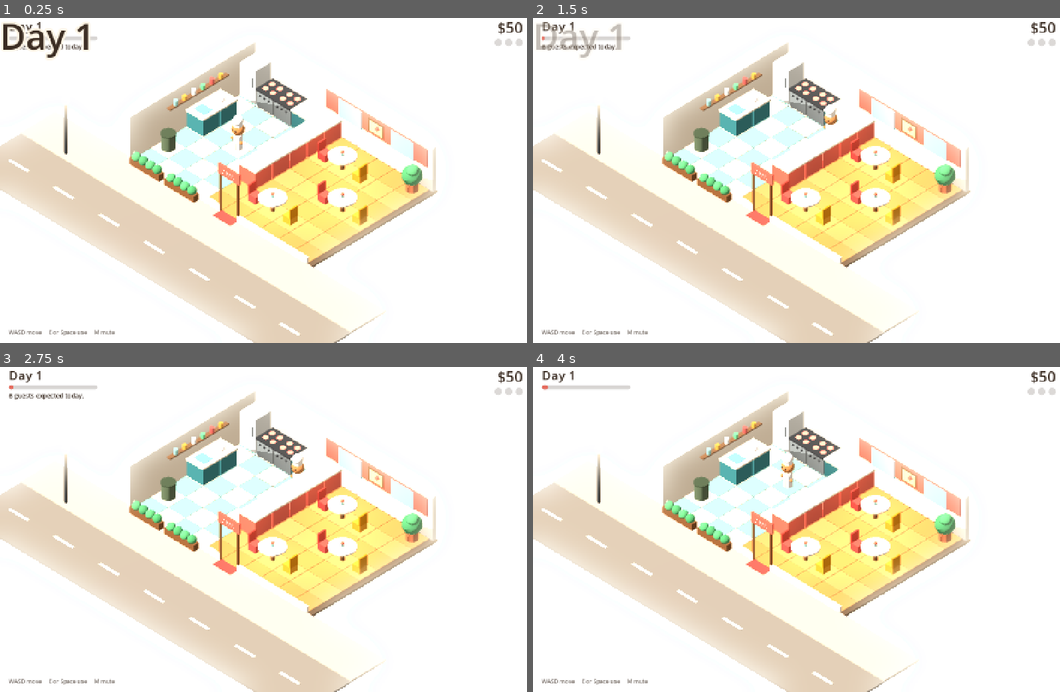
Above: before the commit, frames 1-4 (two rows, left to right).
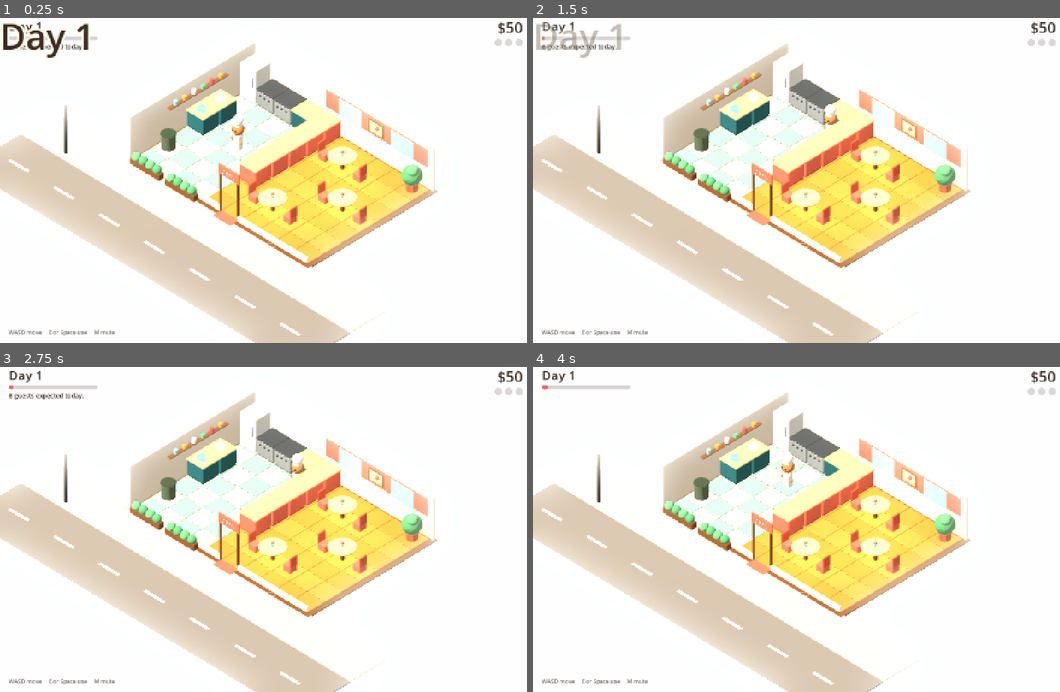
Above: after the commit, the same moments.

Repository: Ghigog/Regulars
Game: Godot game, scene res://game/main.tscn
Two runs of this game, one before a commit and one after it. Both use one fixed random seed, a clock stepped at 60 frames per second and the inputs below.
Inputs (mouse positions are in pixels of both pictures, inside the frame that each line leads up to):
- Up to frame 1 (0.25 s): no input
- Up to frame 2 (1.5 s): tap Enter at 0.5 s; move the mouse to (917, 161) at 0.52 s; hold D 0.53-1.25 s; hold Shift 0.53-1.25 s; click (917, 161) at 0.67 s; tap Space at 0.77 s; drag from (691, 193) to (770, 242) at 1.27 s
- Up to frame 3 (2.75 s): tap Space at 2 s; move the mouse to (321, 454) at 2.02 s; hold D from 2.03 s (still down); tap Ctrl at 2.1 s
- Up to frame 4 (4 s): release D at 2.75 s; tap Enter at 2.75 s; drag from (770, 591) to (638, 477) at 2.77 s; tap Space at 3.5, 3.77 s; move the mouse to (959, 575) at 3.52 s; hold A from 3.53 s (still down); tap Keypad Enter at 3.6 s

The runs differ from the first frame. In frame 1, 12% of the frame differs, in the area x 0-83%, y 10-100%; in frame 2, 11%; in frame 3, 11%; in frame 4, 12%.

Commit message:
Art step 1: palette roles, 3 cm bevels, warm soft shadows
Co-Authored-By: Claude Fable 5.2 <noreply@anthropic.com>

Diff:
--- a/game/build.gd
+++ b/game/build.gd
@@ -5,16 +5,51 @@
 const SKIN: Array[String] = ["#f2c9a1", "#c68958", "#8a5a3c", "#f7dcc0"]
 const FACE := {"joy": "#5fd38d", "meh": "#ffd34e", "mad": "#ff6b5e"}
 
+## Palette roles (style guide, sheet 7). Brief values, nudged toward the sampled ones.
+const BACKDROP := "#f0dfc4"
+const WALL := "#f6eee0"
+const WALL_LOW := "#e3d8c6"     # the 15 cm darker band at the foot of walls
+const TILE_TEAL := "#99c3b5"
+const TILE_CREAM := "#f2ead4"
+const FLOOR_WOOD := "#dc9d4e"
+const FLOOR_WOOD_2 := "#d39346"
+const CORAL := "#ee7560"
+const CORAL_DARK := "#d9604d"
+const CABINET := "#30676c"
+const CABINET_LOW := "#2a5a5f"
+const WORKTOP := "#e6c391"
+const WOOD := "#a8703f"
+const WOOD_DARK := "#7a5235"
+const STEEL := "#a3abad"
+const STEEL_DARK := "#4a4f52"
+const GOOD := "#6fcf97"
+const WARN := "#ffd452"
+const DANGER := "#e83d36"
+const TRIM := "#3a2c22"
+const CHEF_WHITE := "#fefefe"
+const PAPER := "#fff6e6"
+const LEAF := "#5fa873"
+const LEAF_2 := "#74bb86"
+const PAVING := "#cfc6ba"
+const ROAD := "#8f8a84"
+
+const BEVEL := 0.03
+const R_MATTE := 0.9   # walls, fabric, skin, plastic
+const R_WOOD := 0.6    # wood and metal
+const R_GLOSS := 0.4   # tile and food
+
 static var _mats := {}
-
-
-static func mat(col: Color, emit := 0.0) -> StandardMaterial3D:
-	var key := "%s|%s" % [col.to_html(), emit]
+static var _meshes := {}
+
+
+static func mat(col: Color, emit := 0.0, rough := R_MATTE) -> StandardMaterial3D:
+	var key := "%s|%s|%s" % [col.to_html(), emit, rough]
 	if _mats.has(key):
 		return _mats[key]
 	var m := StandardMaterial3D.new()
 	m.albedo_color = col
-	m.roughness = 0.9
+	m.roughness = rough
+	m.metallic_specular = 0.35
 	if col.a < 1.0:
 		m.transparency = BaseMaterial3D.TRANSPARENCY_ALPHA
 	if emit > 0.0:
@@ -25,38 +60,133 @@
 	return m
 
 
-static func _add(parent: Node3D, mesh: Mesh, pos: Vector3, col: Color, emit: float) -> MeshInstance3D:
+static func _add(parent: Node3D, mesh: Mesh, pos: Vector3, col: Color, emit: float, rough := R_MATTE) -> MeshInstance3D:
 	var mi := MeshInstance3D.new()
 	mi.mesh = mesh
 	mi.position = pos
-	mi.material_override = mat(col, emit)
+	mi.material_override = mat(col, emit, rough)
 	parent.add_child(mi)
 	return mi
 
 
-## Box whose base centre sits at `pos`.
-static func box(parent: Node3D, pos: Vector3, size: Vector3, col: String, emit := 0.0) -> MeshInstance3D:
-	var m := BoxMesh.new()
-	m.size = size
-	return _add(parent, m, pos + Vector3(0, size.y / 2, 0), Color(col), emit)
-
-
-static func cyl(parent: Node3D, pos: Vector3, r: float, h: float, col: String, emit := 0.0) -> MeshInstance3D:
-	var m := CylinderMesh.new()
-	m.top_radius = r
-	m.bottom_radius = r
-	m.height = h
-	m.radial_segments = 24
-	return _add(parent, m, pos + Vector3(0, h / 2, 0), Color(col), emit)
-
-
-static func ball(parent: Node3D, pos: Vector3, r: float, col: String, emit := 0.0) -> MeshInstance3D:
-	var m := SphereMesh.new()
-	m.radius = r
-	m.height = r * 2
-	m.radial_segments = 20
-	m.rings = 10
-	return _add(parent, m, pos, Color(col), emit)
+static func _poly(st: SurfaceTool, pts: Array, n: Vector3) -> void:
+	n = n.normalized()
+	for i in range(1, pts.size() - 1):
+		var a: Vector3 = pts[0]
+		var b: Vector3 = pts[i]
+		var c: Vector3 = pts[i + 1]
+		if (b - a).cross(c - a).dot(n) > 0.0:  # Godot wants clockwise fronts
+			var t := b
+			b = c
+			c = t
+		for v: Vector3 in [a, b, c]:
+			st.set_normal(n)
+			st.add_vertex(v)
+
+
+## A box with every edge chamfered by `b` (the 3 cm toy bevel). Cached by size.
+static func bevel_mesh(size: Vector3, b := BEVEL) -> ArrayMesh:
+	b = minf(b, minf(size.x, minf(size.y, size.z)) * 0.34)
+	var key := "box|%s|%s" % [size, b]
+	if _meshes.has(key):
+		return _meshes[key]
+	var h := size / 2.0
+	var st := SurfaceTool.new()
+	st.begin(Mesh.PRIMITIVE_TRIANGLES)
+	var ring := [Vector2(-1, -1), Vector2(1, -1), Vector2(1, 1), Vector2(-1, 1)]
+	var vx := func(sx: float, sy: float, sz: float) -> Vector3: return Vector3(sx * h.x, sy * (h.y - b), sz * (h.z - b))
+	var vy := func(sx: float, sy: float, sz: float) -> Vector3: return Vector3(sx * (h.x - b), sy * h.y, sz * (h.z - b))
+	var vz := func(sx: float, sy: float, sz: float) -> Vector3: return Vector3(sx * (h.x - b), sy * (h.y - b), sz * h.z)
+	for s: float in [-1.0, 1.0]:
+		_poly(st, ring.map(func(r: Vector2) -> Vector3: return vx.call(s, r.x, r.y)), Vector3(s, 0, 0))
+		_poly(st, ring.map(func(r: Vector2) -> Vector3: return vy.call(r.x, s, r.y)), Vector3(0, s, 0))
+		_poly(st, ring.map(func(r: Vector2) -> Vector3: return vz.call(r.x, r.y, s)), Vector3(0, 0, s))
+	for r: Vector2 in ring:
+		_poly(st, [vy.call(-1, r.x, r.y), vy.call(1, r.x, r.y), vz.call(1, r.x, r.y), vz.call(-1, r.x, r.y)], Vector3(0, r.x, r.y))
+		_poly(st, [vx.call(r.x, -1, r.y), vx.call(r.x, 1, r.y), vz.call(r.x, 1, r.y), vz.call(r.x, -1, r.y)], Vector3(r.x, 0, r.y))
+		_poly(st, [vx.call(r.x, r.y, -1), vx.call(r.x, r.y, 1), vy.call(r.x, r.y, 1), vy.call(r.x, r.y, -1)], Vector3(r.x, r.y, 0))
+		for s: float in [-1.0, 1.0]:
+			_poly(st, [vx.call(s, r.x, r.y), vy.call(s, r.x, r.y), vz.call(s, r.x, r.y)], Vector3(s, r.x, r.y))
+	var m := st.commit()
+	_meshes[key] = m
+	return m
+
+
+## A shape turned on a lathe. `profile` is [radius, height] pairs from the bottom
+## up the outside. Sharp turns in the profile stay as crisp edges.
+static func lathe_mesh(profile: Array, segs := 24) -> ArrayMesh:
+	var key := "lathe|%s|%d" % [profile, segs]
+	if _meshes.has(key):
+		return _meshes[key]
+	var st := SurfaceTool.new()
+	st.begin(Mesh.PRIMITIVE_TRIANGLES)
+	var group := 0
+	var prev_dir := Vector2.ZERO
+	for i in profile.size() - 1:
+		var p0 := Vector2(profile[i][0], profile[i][1])
+		var p1 := Vector2(profile[i + 1][0], profile[i + 1][1])
+		var dir := (p1 - p0).normalized()
+		if prev_dir != Vector2.ZERO and prev_dir.dot(dir) < 0.75:
+			group += 1
+		prev_dir = dir
+		st.set_smooth_group(group)
+		var n2 := Vector2(dir.y, -dir.x)
+		for j in segs:
+			var a0 := TAU * j / segs
+			var a1 := TAU * (j + 1) / segs
+			var mid := (a0 + a1) / 2.0
+			var n := Vector3(n2.x * cos(mid), n2.y, n2.x * sin(mid))
+			var q := [_spin(p0, a0), _spin(p0, a1), _spin(p1, a1), _spin(p1, a0)]
+			for tri: Array in [[q[0], q[1], q[2]], [q[0], q[2], q[3]]]:
+				var a: Vector3 = tri[0]
+				var b: Vector3 = tri[1]
+				var c: Vector3 = tri[2]
+				if a.is_equal_approx(b) or b.is_equal_approx(c) or a.is_equal_approx(c):
+					continue
+				if (b - a).cross(c - a).dot(n) > 0.0:
+					var t := b
+					b = c
+					c = t
+				st.add_vertex(a)
+				st.add_vertex(b)
+				st.add_vertex(c)
+	st.index()
+	st.generate_normals()
+	var m := st.commit()
+	_meshes[key] = m
+	return m
+
+
+static func _spin(p: Vector2, ang: float) -> Vector3:
+	return Vector3(p.x * cos(ang), p.y, p.x * sin(ang))
+
+
+## Bevelled box whose base centre sits at `pos`.
+static func box(parent: Node3D, pos: Vector3, size: Vector3, col: String, emit := 0.0, rough := R_MATTE) -> MeshInstance3D:
+	return _add(parent, bevel_mesh(size), pos + Vector3(0, size.y / 2, 0), Color(col), emit, rough)
+
+
+## Lathed shape whose profile origin sits at `pos`.
+static func lathe(parent: Node3D, pos: Vector3, profile: Array, col: String, emit := 0.0, rough := R_MATTE) -> MeshInstance3D:
+	return _add(parent, lathe_mesh(profile), pos, Color(col), emit, rough)
+
+
+## Cylinder with bevelled rims, base centre at `pos`.
+static func cyl(parent: Node3D, pos: Vector3, r: float, h: float, col: String, emit := 0.0, rough := R_MATTE) -> MeshInstance3D:
+	var b := minf(BEVEL, minf(r, h) * 0.34)
+	return lathe(parent, pos, [[0.0, 0.0], [r - b, 0.0], [r, b], [r, h - b], [r - b, h], [0.0, h]], col, emit, rough)
+
+
+static func ball(parent: Node3D, pos: Vector3, r: float, col: String, emit := 0.0, rough := R_MATTE) -> MeshInstance3D:
+	var key := "ball|%s" % r
+	if not _meshes.has(key):
+		var m := SphereMesh.new()
+		m.radius = r
+		m.height = r * 2
+		m.radial_segments = 24
+		m.rings = 12
+		_meshes[key] = m
+	return _add(parent, _meshes[key], pos, Color(col), emit, rough)
 
 
 static func person(shirt: String, skin: int, chef := false) -> Node3D:
@@ -97,8 +227,9 @@
 
 
 static func _counter(n: Node3D, body: String, top: String) -> void:
-	box(n, Vector3.ZERO, Vector3(0.94, 0.8, 0.94), body)
-	box(n, Vector3(0, 0.8, 0), Vector3(1.0, 0.08, 1.0), top)
+	box(n, Vector3.ZERO, Vector3(0.9, 0.15, 0.9), Color(body).darkened(0.13).to_html(false))
+	box(n, Vector3(0, 0.12, 0), Vector3(0.94, 0.7, 0.94), body)
+	box(n, Vector3(0, 0.82, 0), Vector3(1.0, 0.08, 1.0), top, 0.0, R_WOOD)
 
 
 ## Furniture visuals centred on a cell. Tier adds a gold trim.
@@ -106,38 +237,38 @@
 	match type:
 		"fridge":
 			box(n, Vector3.ZERO, Vector3(0.9, 1.7, 0.9), "#e8eef0")
-			box(n, Vector3(0.3, 0.8, 0.46), Vector3(0.06, 0.5, 0.04), "#8a949a")
+			box(n, Vector3(0.3, 0.8, 0.46), Vector3(0.06, 0.5, 0.04), STEEL)
 		"stove":
-			_counter(n, "#8a949a", "#33373b")
+			_counter(n, STEEL, STEEL_DARK)
 			for d: Vector2 in [Vector2(-0.22, -0.2), Vector2(0.22, -0.2), Vector2(-0.22, 0.2), Vector2(0.22, 0.2)]:
-				cyl(n, Vector3(d.x, 0.88, d.y), 0.13, 0.015, "#ff6b5e", 1.5)
+				cyl(n, Vector3(d.x, 0.88, d.y), 0.13, 0.015, CORAL, 1.5)
 			for i in 3:
-				ball(n, Vector3(-0.25 + i * 0.25, 0.62, 0.48), 0.05, "#33373b")
+				ball(n, Vector3(-0.25 + i * 0.25, 0.62, 0.48), 0.05, STEEL_DARK)
 		"counter":
-			_counter(n, "#3f7f86", "#f4ead8")
+			_counter(n, CABINET, WORKTOP)
 		"pass":
-			_counter(n, "#e56b5d", "#f6efe2")
+			_counter(n, CORAL, WORKTOP)
 		"plates":
-			_counter(n, "#3f7f86", "#f4ead8")
+			_counter(n, CABINET, WORKTOP)
 		"sink":
-			_counter(n, "#3f7f86", "#f4ead8")
+			_counter(n, CABINET, WORKTOP)
 			box(n, Vector3(0, 0.86, 0), Vector3(0.62, 0.04, 0.5), "#7fb8d6")
 		"bin":
 			cyl(n, Vector3.ZERO, 0.3, 0.7, "#5b6b57")
 			cyl(n, Vector3(0, 0.7, 0), 0.33, 0.06, "#42503f")
 		"plant":
 			cyl(n, Vector3.ZERO, 0.26, 0.4, "#c96f4a")
-			ball(n, Vector3(0, 0.75, 0), 0.38 + 0.05 * tier, "#4f9d69")
-			ball(n, Vector3(0.14, 1.1, 0.08), 0.26, "#5fb37a")
+			ball(n, Vector3(0, 0.75, 0), 0.38 + 0.05 * tier, LEAF)
+			ball(n, Vector3(0.14, 1.1, 0.08), 0.26, LEAF_2)
 		"table":
-			cyl(n, Vector3.ZERO, 0.09, 0.62, "#7a5235")
-			cyl(n, Vector3(0, 0.62, 0), 0.6, 0.07, "#f6efe2")
-			box(n, Vector3(-1, 0, 0), Vector3(0.42, 0.34, 0.42), "#d9534f")
-			box(n, Vector3(-1.19, 0.3, 0), Vector3(0.07, 0.5, 0.42), "#c2453f")
-			box(n, Vector3(1, 0, 0), Vector3(0.42, 0.34, 0.42), "#e9a23b")
-			box(n, Vector3(1.19, 0.3, 0), Vector3(0.07, 0.5, 0.42), "#d08a25")
+			cyl(n, Vector3.ZERO, 0.09, 0.62, WOOD_DARK)
+			cyl(n, Vector3(0, 0.62, 0), 0.6, 0.07, WORKTOP)
+			box(n, Vector3(-1, 0, 0), Vector3(0.42, 0.34, 0.42), CORAL)
+			box(n, Vector3(-1.19, 0.3, 0), Vector3(0.07, 0.5, 0.42), CORAL_DARK)
+			box(n, Vector3(1, 0, 0), Vector3(0.42, 0.34, 0.42), CORAL)
+			box(n, Vector3(1.19, 0.3, 0), Vector3(0.07, 0.5, 0.42), CORAL_DARK)
 			cyl(n, Vector3(0, 0.69, 0), 0.06, 0.12, "#8fc7c3")
-			ball(n, Vector3(0, 0.86, 0), 0.07, "#e56b5d")
+			ball(n, Vector3(0, 0.86, 0), 0.07, CORAL)
 	if tier > 1:
 		for i in tier - 1:
-			box(n, Vector3(0, 0.05 + i * 0.1, 0), Vector3(1.02, 0.04, 1.02), "#ffd34e", 0.6)
+			box(n, Vector3(0, 0.05 + i * 0.1, 0), Vector3(1.02, 0.04, 1.02), WARN, 0.6)
--- a/game/main.gd
+++ b/game/main.gd
@@ -91,18 +91,20 @@
 func _build_scenery() -> void:
 	var env := Environment.new()
 	env.background_mode = Environment.BG_COLOR
-	env.background_color = Color("#f0dfc4")
+	env.background_color = Color(Build.BACKDROP)
+	# Shadows are never black: the ambient fill carries the warm plum of #5a423a.
 	env.ambient_light_source = Environment.AMBIENT_SOURCE_COLOR
-	env.ambient_light_color = Color("#fff1e0")
-	env.ambient_light_energy = 0.5
+	env.ambient_light_color = Color("#f4dcd2")
+	env.ambient_light_energy = 0.62
 	env.ssao_enabled = true
-	env.ssao_radius = 0.7
-	env.ssao_intensity = 1.6
+	env.ssao_radius = 0.9
+	env.ssao_intensity = 1.3
+	env.ssao_power = 1.2
 	env.glow_enabled = true
-	env.glow_intensity = 0.35
-	env.glow_bloom = 0.05
+	env.glow_intensity = 0.3
+	env.glow_bloom = 0.03
 	env.adjustment_enabled = true
-	env.adjustment_saturation = 1.12
+	env.adjustment_saturation = 1.08
 	_env = env
 	get_viewport().msaa_3d = Viewport.MSAA_4X
 	var we := WorldEnvironment.new()
@@ -110,9 +112,11 @@
 	add_child(we)
 	var sun := DirectionalLight3D.new()
 	sun.rotation_degrees = Vector3(-52, -30, 0)
-	sun.light_energy = 0.85
+	sun.light_energy = 0.62
 	sun.shadow_enabled = true
-	sun.shadow_blur = 1.6
+	sun.shadow_opacity = 0.8
+	sun.shadow_blur = 2.5
+	sun.light_angular_distance = 5.0  # wide, soft penumbra
 	sun.directional_shadow_mode = DirectionalLight3D.SHADOW_ORTHOGONAL
 	sun.directional_shadow_max_distance = 60.0
 	_sun = sun
@@ -124,40 +128,40 @@
 	var focus := Vector3(W / 2.0 - 0.3, 0, H / 2.0 + 0.6)
 	cam.look_at_from_position(focus + Vector3(14, 15, 14), focus)
 
-	Build.box(self, Vector3(W / 2.0, -0.14, H / 2.0), Vector3(W + 0.5, 0.12, H + 0.5), "#5a4636")
-	Build.box(self, Vector3(W / 2.0, -0.12, H + 1.0), Vector3(W + 9.0, 0.1, 2.0), "#cdbfae")
+	Build.box(self, Vector3(W / 2.0, -0.14, H / 2.0), Vector3(W + 0.5, 0.12, H + 0.5), Build.WOOD_DARK, 0.0, Build.R_WOOD)
+	Build.box(self, Vector3(W / 2.0, -0.12, H + 1.0), Vector3(W + 9.0, 0.1, 2.0), Build.PAVING)
 	_build_decor()
 	for x in W:
 		for y in H:
-			var col := "#d9a066" if y % 2 else "#cf9458"
+			var col := Build.FLOOR_WOOD if y % 2 else Build.FLOOR_WOOD_2
 			if x < 4:
-				col = "#f4ead8" if (x + y) % 2 else "#8fc7c3"
-			Build.box(self, Vector3(x + 0.5, -0.02, y + 0.5), Vector3(0.98, 0.02, 0.98), col)
+				col = Build.TILE_CREAM if (x + y) % 2 else Build.TILE_TEAL
+			Build.box(self, Vector3(x + 0.5, -0.03, y + 0.5), Vector3(0.985, 0.03, 0.985), col, 0.0, Build.R_GLOSS if x < 4 else Build.R_WOOD)
 	# Back and left walls are scenery; the grid bounds already stop movement.
-	Build.box(self, Vector3(W / 2.0, 0, -0.1), Vector3(W + 0.4, 2.2, 0.2), "#fff6e6")
-	Build.box(self, Vector3(-0.1, 0, H / 2.0), Vector3(0.2, 2.2, H + 0.4), "#fff6e6")
-	Build.box(self, Vector3(7, 1.1, 0.02), Vector3(5.8, 0.9, 0.05), "#e56b5d")
+	Build.box(self, Vector3(W / 2.0, 0, -0.1), Vector3(W + 0.4, 2.2, 0.2), Build.WALL)
+	Build.box(self, Vector3(-0.1, 0, H / 2.0), Vector3(0.2, 2.2, H + 0.4), Build.WALL)
+	Build.box(self, Vector3(7, 1.1, 0.02), Vector3(5.8, 0.9, 0.05), Build.CORAL)
 	for wx: float in [5.5, 8.5]:
 		Build.box(self, Vector3(wx, 1.05, 0.04), Vector3(1.3, 0.9, 0.06), "#9fd4ea")
-	Build.box(self, Vector3(DOOR.x + 0.5, 0.0, H + 0.2), Vector3(1.0, 0.02, 0.5), "#d9534f")
+	Build.box(self, Vector3(DOOR.x + 0.5, 0.0, H + 0.2), Vector3(1.0, 0.02, 0.5), Build.CORAL)
 
 
 ## Things that are only there to look nice.
 func _build_decor() -> void:
 	# Street: a road with lane dashes, a lamp post and planters by the front wall.
-	Build.box(self, Vector3(W / 2.0, -0.16, H + 3.6), Vector3(W + 9.0, 0.1, 3.2), "#8f8a84")
+	Build.box(self, Vector3(W / 2.0, -0.16, H + 3.6), Vector3(W + 9.0, 0.1, 3.2), Build.ROAD)
 	for i in 7:
 		Build.box(self, Vector3(-3.0 + i * 2.6, -0.06, H + 3.6), Vector3(1.1, 0.01, 0.14), "#f6efe2")
 	Build.cyl(self, Vector3(-2.2, 0, H + 1.7), 0.07, 2.6, "#3a3f44")
 	Build.ball(self, Vector3(-2.2, 2.7, H + 1.7), 0.2, "#ffe2a8", 2.0)
 	for px: float in [1.0, 3.0]:
-		Build.box(self, Vector3(px, 0, H + 0.24), Vector3(1.7, 0.32, 0.3), "#7a5235")
+		Build.box(self, Vector3(px, 0, H + 0.24), Vector3(1.7, 0.32, 0.3), Build.WOOD_DARK)
 		for i in 4:
-			Build.ball(self, Vector3(px - 0.6 + i * 0.4, 0.42, H + 0.24), 0.2, "#4f9d69" if i % 2 else "#5fb37a")
+			Build.ball(self, Vector3(px - 0.6 + i * 0.4, 0.42, H + 0.24), 0.2, Build.LEAF if i % 2 else Build.LEAF_2)
 	# Doorway: posts, a lintel and a sign.
 	for dx: float in [0.0, 1.0]:
-		Build.cyl(self, Vector3(DOOR.x + dx, 0, H), 0.06, 1.9, "#7a5235")
-	Build.box(self, Vector3(DOOR.x + 0.5, 1.9, H), Vector3(1.2, 0.5, 0.1), "#e56b5d")
+		Build.cyl(self, Vector3(DOOR.x + dx, 0, H), 0.06, 1.9, Build.WOOD_DARK)
+	Build.box(self, Vector3(DOOR.x + 0.5, 1.9, H), Vector3(1.2, 0.5, 0.1), Build.CORAL)
 	var open_sign := Label3D.new()
 	open_sign.text = "OPEN"
 	open_sign.font_size = 56
@@ -167,11 +171,11 @@
 	open_sign.position = Vector3(DOOR.x + 0.5, 2.15, H + 0.06)
 	add_child(open_sign)
 	# Kitchen shelf with jars, and a picture between the windows.
-	Build.box(self, Vector3(0.1, 1.5, 3.4), Vector3(0.22, 0.06, 3.4), "#7a5235")
+	Build.box(self, Vector3(0.1, 1.5, 3.4), Vector3(0.22, 0.06, 3.4), Build.WOOD_DARK)
 	var jars := ["#e9a23b", "#d9534f", "#5fd38d", "#ffffff", "#e9a23b", "#8fc7c3"]
 	for i in jars.size():
 		Build.cyl(self, Vector3(0.12, 1.56, 2.1 + i * 0.52), 0.1, 0.2 + 0.05 * (i % 2), jars[i])
-	Build.box(self, Vector3(7, 1.22, 0.05), Vector3(0.9, 0.66, 0.05), "#7a5235")
+	Build.box(self, Vector3(7, 1.22, 0.05), Vector3(0.9, 0.66, 0.05), Build.WOOD_DARK)
 	Build.box(self, Vector3(7, 1.29, 0.08), Vector3(0.74, 0.52, 0.03), "#ffd9a0")
 	Build.ball(self, Vector3(7.12, 1.62, 0.1), 0.1, "#e56b5d")
 
@@ -217,9 +221,9 @@
 func add_wall(cell: Vector2i, axis: int, height := 1.1) -> void:
 	grid.walls[Vector3i(cell.x, cell.y, axis)] = true
 	if axis == 0:
-		Build.box(self, Vector3(cell.x + 0.5, 0, cell.y), Vector3(1.04, height, 0.12), "#fff6e6")
+		Build.box(self, Vector3(cell.x + 0.5, 0, cell.y), Vector3(1.04, height, 0.12), Build.WALL)
 	else:
-		Build.box(self, Vector3(cell.x, 0, cell.y + 0.5), Vector3(0.12, height, 1.04), "#fff6e6")
+		Build.box(self, Vector3(cell.x, 0, cell.y + 0.5), Vector3(0.12, height, 1.04), Build.WALL)
 
 
 func find_station(type: String) -> Station:
